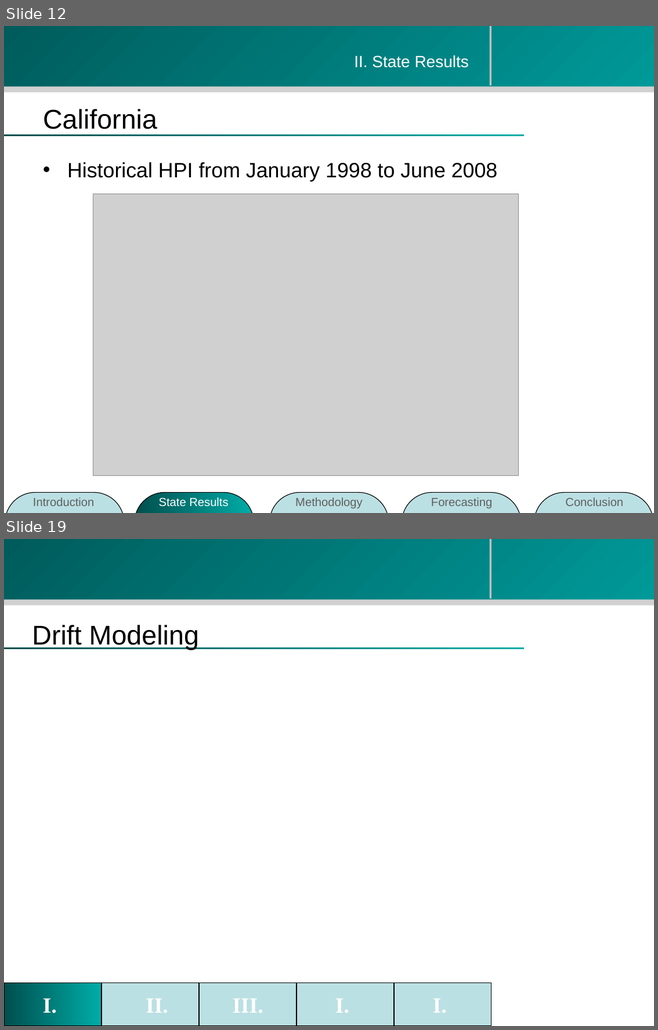
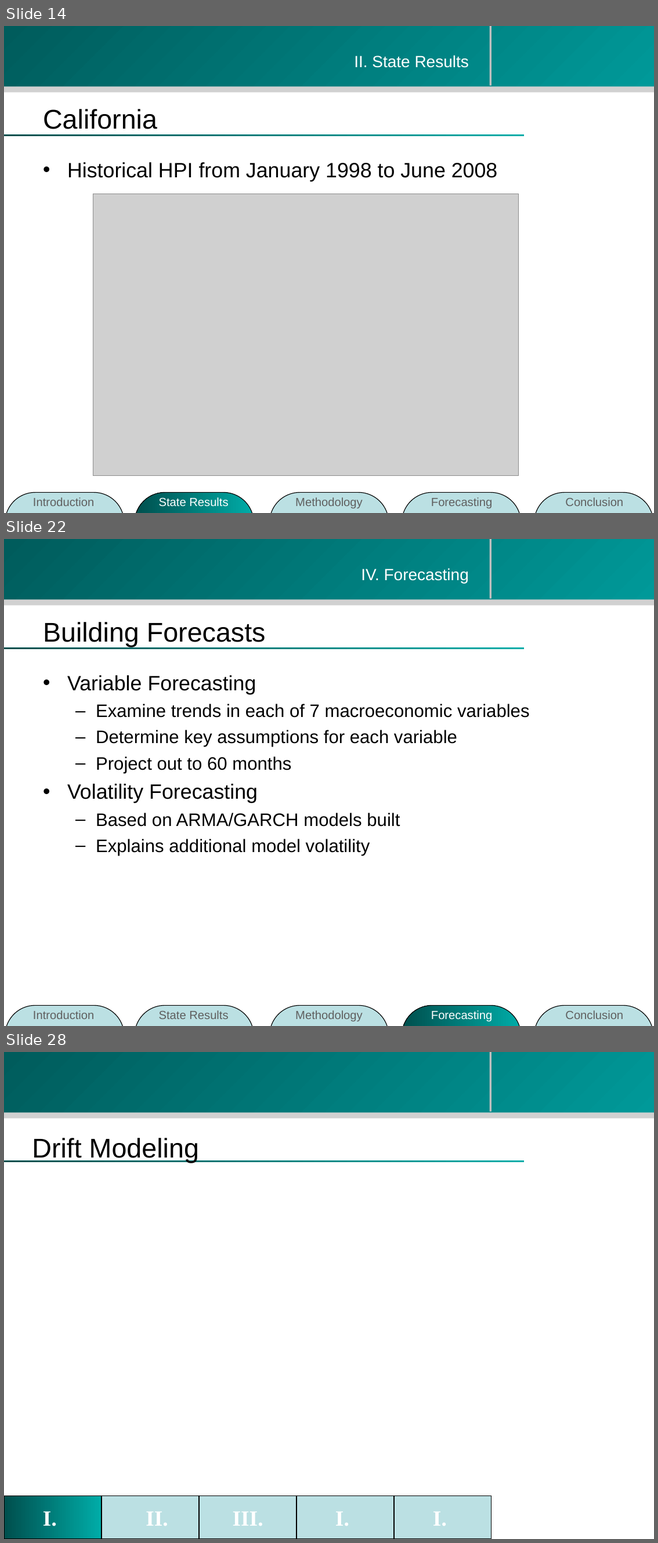
Before and after one commit to zhouzhenghui/svnrepository, a slide deck: SVNRepository/Presentation/M.Eng Final Presentation-take2.ppt. Shown one above the other, each under a label of ours: slides 12 and 19 before the commit, slides 14, 22 and 28 after it; the slides between them are not shown. The pictures are 658x1030 and 658x1543 pixels, drawn with LibreOffice and Linux fonts; fonts in the diff are those of the drawing; grey boxes stand for pictures; background and template pictures are left out. Boxes give left, top, right and bottom in pixels: in the first picture for what was removed or moved away, otherwise in the second. Text is boxed around its words. In the diff, an @@ line names an element or a change of style, - is before the commit and + after.

```diff
--- a/SVNRepository/Presentation/M.Eng Final Presentation-take2.ppt
+++ b/SVNRepository/Presentation/M.Eng Final Presentation-take2.ppt
@@ slide 22 added at (4,539,654,1026), background #FFFFFF; not listed: 4 template elements that a slide beside it also shows @@
@@ text added at (361,568,469,583), 18 pt, text #FFFFFF @@
+IV. Forecasting
@@ title added at (43,622,266,647), 30 pt, text #000000 @@
+Building Forecasts
@@ text added at (67,675,529,856), 20 pt, text #000000 @@
+• Variable Forecasting
+  – Examine trends in each of 7 macroeconomic variables
+  – Determine key assumptions for each variable
+  – Project out to 60 months
+• Volatility Forecasting
+  – Based on ARMA/GARCH models built
+  – Explains additional model volatility
@@ group added at (5,1005,653,1026): 5 rounded rectangles, 5 texts @@
+Introduction
+State Results
+Methodology
+Forecasting
+Conclusion
@@ what was slide 12 is now slide 14 @@
@@ what was slide 19 is now slide 28 @@
```
Also in this commit, not shown: 7 slides changed, 8 other slides added.
